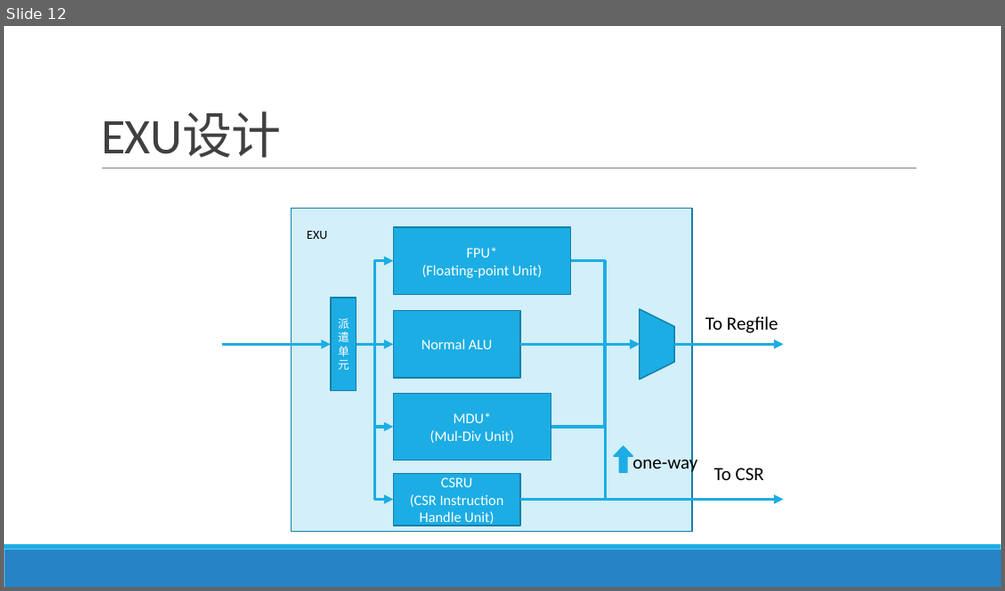
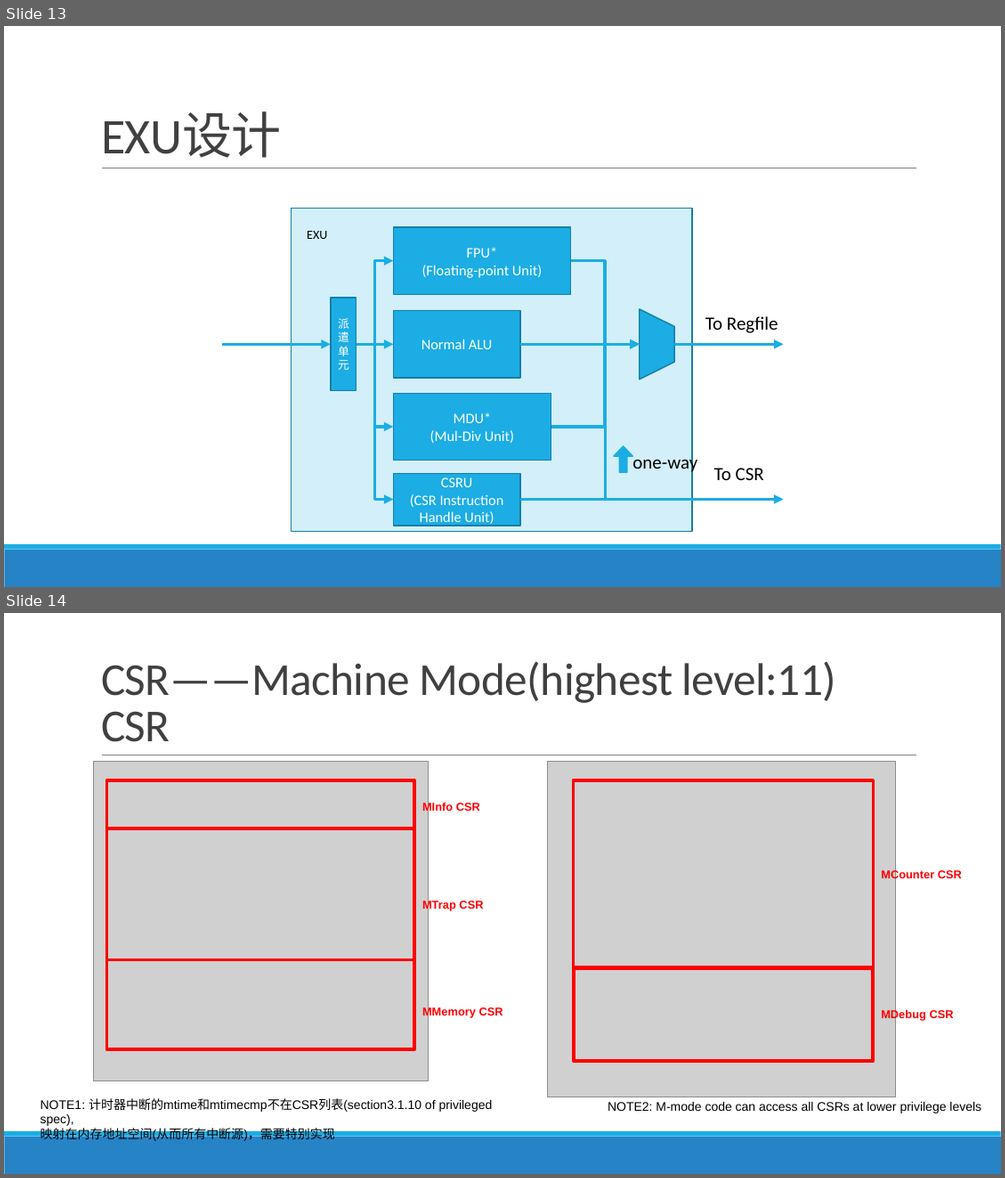
Before and after one commit to mayeths/tiny-riscv, a slide deck: docs/CPU design.pptx. Shown one above the other, each under a label of ours: slide 12 before the commit, slides 13 and 14 after it. The pictures are 1005x591 and 1005x1178 pixels, drawn with LibreOffice and Linux fonts; fonts in the diff are those of the drawing; grey boxes stand for pictures. Boxes give left, top, right and bottom in pixels: in the first picture for what was removed or moved away, otherwise in the second. Text is boxed around its words. In the diff, an @@ line names an element or a change of style, - is before the commit and + after.

```diff
--- a/docs/CPU design.pptx
+++ b/docs/CPU design.pptx
@@ slide 14 added at (x1=4, y1=613, x2=1001, y2=1174), background #FFFFFF; not listed: 3 template elements that a slide beside it also shows @@
@@ title added at (x1=101, y1=661, x2=837, y2=742), 44 pt, text #404040 @@
+CSR——Machine Mode(highest level:11) CSR
@@ group added at (x1=548, y1=761, x2=962, y2=1097): 2 rectangles, 2 texts, 1 picture @@
+MCounter CSR
+MDebug CSR
@@ group added at (x1=94, y1=761, x2=503, y2=1081): 3 rectangles, 3 texts, 1 picture @@
+MInfo CSR
+MTrap CSR
+MMemory CSR
@@ text added at (x1=40, y1=1098, x2=493, y2=1141), 12 pt, text #000000 @@
+NOTE1: 计时器中断的mtime和mtimecmp不在CSR列表(section3.1.10 of privileged spec),
+映射在内存地址空间(从而所有中断源)，需要特别实现
@@ text added at (x1=607, y1=1102, x2=981, y2=1113), 12 pt, text #000000 @@
+NOTE2: M-mode code can access all CSRs at lower privilege levels
@@ what was slide 12 is now slide 13 @@
```
Also in this commit, not shown: 4 slides changed, 5 other slides added, 8 other files.
